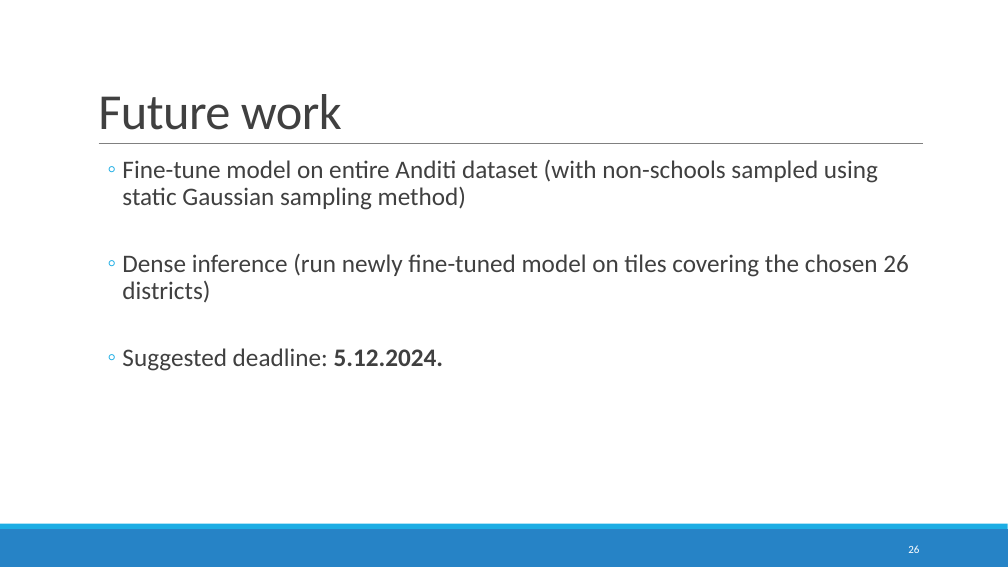
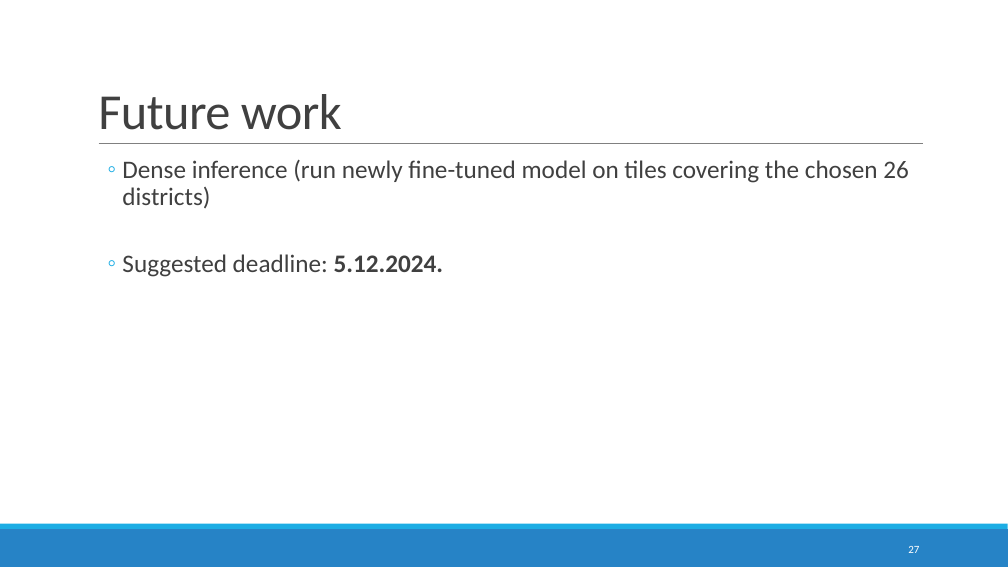
Before and after one commit to DomJamb/school_mapping, a slide deck: slide 27 of presentations/14.11/School mapping in ESRI imagery.pptx (slide 26 before the commit). Drawn at 1008x567 pixels with LibreOffice and Linux fonts; fonts in the diff are those of the drawing. Boxes give left, top, right and bottom in pixels: in the first picture for what was removed or moved away, otherwise in the second. Text is boxed around its words. In the diff, an @@ line names an element or a change of style, - is before the commit and + after.

Commit message:
fine tuned model

```diff
--- a/presentations/14.11/School mapping in ESRI imagery.pptx
+++ b/presentations/14.11/School mapping in ESRI imagery.pptx
@@ text at bbox=[122, 160, 878, 210]: paragraph removed @@
-  ◦ Fine-tune model on entire Anditi dataset (with non-schools sampled using static Gaussian sampling method)
@@ page number at bbox=[908, 546, 919, 553]: text changed @@
-26
+27
```
Also in this commit, not shown: 1 slide added, 1 other file.
